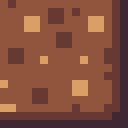
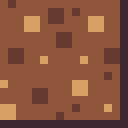
Layered file, before and after one edit (128x128). Changes by layer:
added layer "Calque Copié #1" above "Calque Copié" over [0, 0, 120, 120]
painted on "Calque Copié" over [112, 0, 120, 120]
